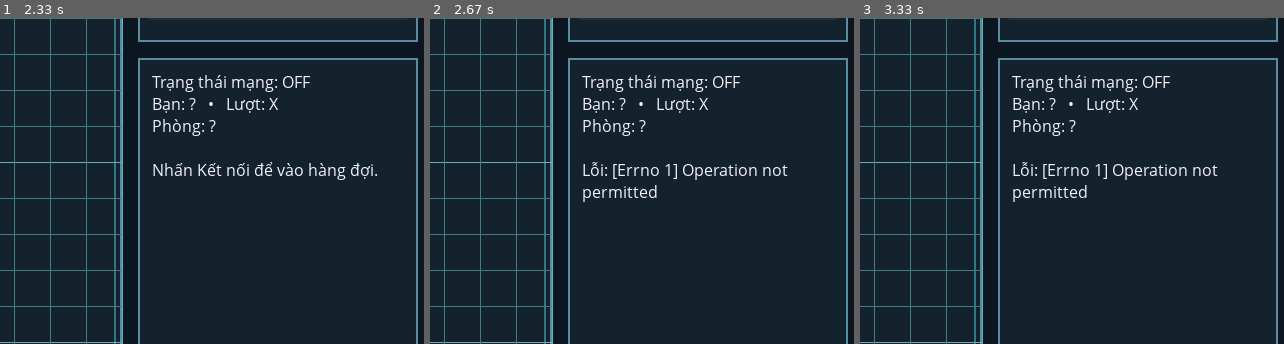
Above: before the commit, frames 1-3 (left to right).
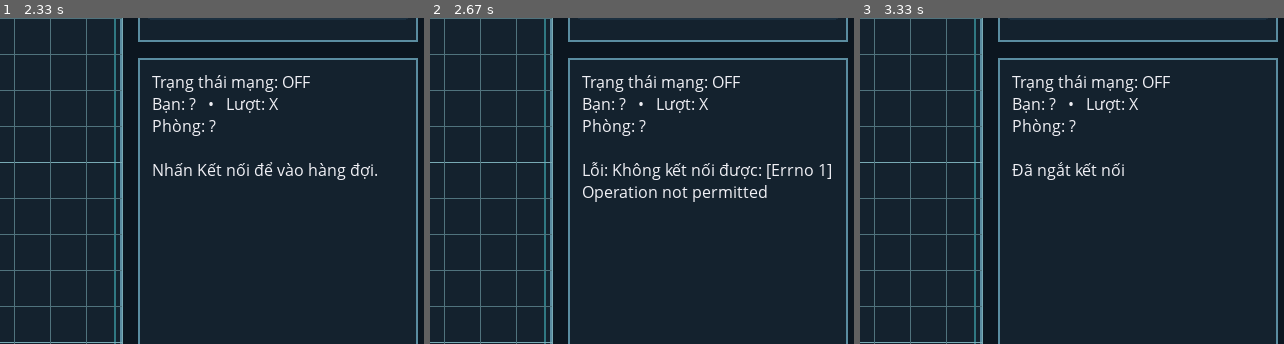
Above: after the commit, the same moments.

Repository: SilviaNguyen/CaroGame---Lap-Trinh-Mang-
Game: pygame game, started from client_pygame.py
Two runs of this game, one before a commit and one after it. Both use one fixed random seed, a clock stepped at 60 frames per second and the inputs below.
Inputs (mouse positions are % of the whole screen's width and height, from its top left):
- Up to frame 1 (2.33 s): click (46, 55) at 0.38 s; click (25, 51) at 0.72 s; click "Ván mới" at 1.05 s; click (62, 59) at 1.38 s; click (52, 15) at 1.72 s; click (45, 77) at 2.05 s
- Up to frame 2 (2.67 s): click "Kết nối" at 2.38 s
- Up to frame 3 (3.33 s): click "Hủy kết nối" at 2.72 s
The pictures show only the part of the screen within x 50-100%, y 6-56%; the shares and areas given below are measured in that part.

Frame 1 is identical in both runs. In frame 2, 1.7% of the frame differs, in the area x 36-95%, y 44-57%; in frame 3, 1.2%.

Commit message:
optimize

Diff:
--- a/client_pygame.py
+++ b/client_pygame.py
@@ -53,7 +53,9 @@
 DIV4 = pygame.Rect(DIV3.right + GAP, DIV2.top, (BOARD_W - 2*GAP)//3, BOTTOM_H)
 
 QUEUE_TICK = pygame.USEREVENT + 1
+HEARTBEAT_TICK = pygame.USEREVENT + 2
 QUEUE_INTERVAL_MS = 2000
+HEARTBEAT_INTERVAL_MS = 5000  # 5s ping server
 
 class Net:
     def __init__(self, onmsg):
@@ -61,11 +63,16 @@
     def connect(self, host, port):
         self.close()
         try:
-            s=socket.socket(socket.AF_INET, socket.SOCK_STREAM); s.connect((host,port))
-            self.sock=s; self.connected=True; threading.Thread(target=self.reader, daemon=True).start()
+            s = socket.socket(socket.AF_INET, socket.SOCK_STREAM)
+            s.connect((host, port))
+            self.sock = s
+            self.connected = True
+            threading.Thread(target=self.reader, daemon=True).start()
             return True
         except Exception as e:
-            self.err=str(e); self.connected=False; return False
+            self.err = f"Không kết nối được: {e}"
+            self.connected = False
+            return False
     def reader(self):
         try:
             while self.connected and self.sock:
@@ -93,6 +100,10 @@
             if self.sock: self.sock.close()
         except: pass
         self.sock=None; self.connected=False
+    def start_heartbeat(self):
+        if self.connected: pygame.time.set_timer(HEARTBEAT_TICK, HEARTBEAT_INTERVAL_MS)
+    def stop_heartbeat(self):
+        pygame.time.set_timer(HEARTBEAT_TICK, 0)
 
 class State:
     def __init__(self):
@@ -128,9 +139,39 @@
         elif t in ("info","error"):
             msg=m.get("message","")
             if msg: self.status=msg
+        elif t=="assign":
+            self.me = m.get("symbol","?")
+            self.status = f"Bạn là {self.me}"
+            your_turn = m.get("your_turn", False)
+            if your_turn:
+                self.status += " • Đến lượt bạn"
+            else:
+                self.status += " • Chưa đến lượt bạn"
+        elif t=="info":
+            msg=m.get("message","")
+            if msg:
+                self.status=msg
+                if "đang chờ người chơi khác" in msg.lower():
+                    self.winner=None
+                    self.draw=False
+
 
 st=State()
 net=Net(lambda m: st.apply(m))
+def join_queue():
+    if net.connected:
+        st.in_queue = True
+        st.room = "?"
+        st.status = "Đang xếp hàng ghép cặp..."
+        net.send({"type": "queue", "action": "join", "name": "player"})
+        pygame.time.set_timer(QUEUE_TICK, QUEUE_INTERVAL_MS)
+
+def leave_queue():
+    if net.connected:
+        st.in_queue = False
+        st.room = "?"
+        net.send({"type": "queue", "action": "leave"})
+        pygame.time.set_timer(QUEUE_TICK, 0)
 
 def draw_frame(rect):
     pygame.draw.rect(screen, PANEL, rect, border_radius=0)
@@ -209,16 +250,17 @@
         en = False
     draw_button(DIV2, text_connect, enabled=en)
 
-    # Nút giữa: Ván mới
-    draw_button(DIV3, "Ván mới", enabled=net.connected)
-
-    # Nút phải: Hủy kết nối
+    # Nút ván mới
+    can_reset = net.connected and (st.winner or st.draw or len(st.grid)>0)
+    draw_button(DIV3, "Ván mới", enabled=can_reset)
+
+    # Nút hủy kết nối
     draw_button(DIV4, "Hủy kết nối", enabled=net.connected)
+
 
 def draw_timer(st):
     draw_frame(DIV5)
     inner = DIV5.inflate(-12, -12)
-
     if st.winner or st.draw:
         ratio = 0.0
         text = f"Ván đã kết thúc • {st.winner} thắng!" if st.winner else "Ván hòa!"
@@ -228,30 +270,11 @@
         text   = f"Lượt: {st.turn}  •  {int(remain)}s"
     else:
         ratio = 0.0
-        text = ""
-
+        text = "Lượt: —  •  —s"
     bar_h = 16
     bar_rect = pygame.Rect(inner.x, inner.centery - bar_h//2, inner.width, bar_h)
     bg_col = (28,48,64)
-    fill_col = (60,160,100) if st.me == st.turn else (150,120,60)
-
-    if not (st.winner or st.draw):
-        pill_bar(screen, bar_rect, ratio, bg_col, fill_col)
-
-    label = small.render(text, True, (255,255,255))
-    screen.blit(label, label.get_rect(center=(bar_rect.centerx, bar_rect.top - 12)))
-
-    draw_frame(DIV5)
-    inner = DIV5.inflate(-12, -12)
-    if st.deadline:
-        remain = max(0.0, st.deadline - time.time())
-        ratio  = min(1.0, remain / max(1, st.turn_seconds))
-        text   = f"Lượt: {st.turn}  •  {int(remain)}s"
-    else:
-        ratio = 0.0; text = "Lượt: —  •  —s"
-    bar_h = 16
-    bar_rect = pygame.Rect(inner.x, inner.centery - bar_h//2, inner.width, bar_h)
-    bg_col = (28,48,64); fill_col = (60,160,100) if st.me==st.turn else (150,120,60)
+    fill_col = (60,160,100) if st.me==st.turn else (150,120,60)
     pill_bar(screen, bar_rect, ratio, bg_col, fill_col)
     label = small.render(text, True, (255,255,255))
     screen.blit(label, label.get_rect(center=(bar_rect.centerx, bar_rect.top - 12)))
@@ -301,10 +324,12 @@
     grid_rect.height = CELL * SIZE
     grid_rect.x = inner.x + (inner.width  - grid_rect.width) // 2
     grid_rect.y = inner.y + (inner.height - grid_rect.height) // 2
-    if not grid_rect.collidepoint(pos): return None
+    if not grid_rect.collidepoint(pos):
+        return None
     gx = (pos[0] - grid_rect.x) // CELL
     gy = (pos[1] - grid_rect.y) // CELL
-    if 0 <= gx < SIZE and 0 <= gy < SIZE: return int(gx), int(gy)
+    if 0 <= gx < SIZE and 0 <= gy < SIZE:
+        return int(gx), int(gy)
     return None
 
 def main():
@@ -320,17 +345,23 @@
                     if not net.connected:
                         if net.connect(HOST, PORT):
                             st.status="Đã kết nối • Đang xếp hàng ghép cặp..."
-                            st.in_queue=True
-                            net.send({"type":"queue","action":"join"})
-                            pygame.time.set_timer(QUEUE_TICK, QUEUE_INTERVAL_MS)
+                            join_queue()
+
                         else:
-                            st.status=f"Lỗi: {net.err}"
+                            print(f"[DEBUG] Kết nối thất bại: {net.err}")
+                            st.status = "Oops! Không kết nối được với máy chủ. Vui lòng thử lại sau."
+
                 elif e.key == pygame.K_n and net.connected:
                     net.send({"type":"reset"})
             elif e.type == QUEUE_TICK:
                 if st.in_queue and net.connected and st.room in ("?","",None):
-                    net.send({"type":"queue","action":"join"})
+                    net.send({"type":"queue","action":"join","name":"player"})
+            elif e.type == HEARTBEAT_TICK:
+                if net.connected:
+                    try: net.send({"type":"ping"})
+                    except: st.status="Mất kết nối với máy chủ rồi :(("; net.connected=False; st.in_queue=False; st.room="?"; net.stop_heartbeat()
             elif e.type == pygame.MOUSEBUTTONDOWN and e.button == 1:
+                # giữ nguyên logic click
                 cell = board_cell_from_pos(e.pos)
                 if cell and net.connected and not st.winner and not st.draw:
                     if st.me != st.turn:
@@ -345,17 +376,20 @@
                     if not net.connected:
                         if net.connect(HOST, PORT):
                             st.status="Đã kết nối • Đang xếp hàng ghép cặp..."
-                            st.in_queue=True
-                            net.send({"type":"queue","action":"join"})
-                            pygame.time.set_timer(QUEUE_TICK, QUEUE_INTERVAL_MS)
+                            join_queue()
+                            net.start_heartbeat()
                         else:
                             st.status=f"Lỗi: {net.err}"
                 elif DIV3.collidepoint(e.pos):
-                    if net.connected: net.send({"type":"reset"})
+                    if net.connected:
+                        leave_queue()
+                        net.send({"type":"reset"})
+                        join_queue()
                 elif DIV4.collidepoint(e.pos):
-                    if net.connected:
-                        net.close(); st.status="Đã ngắt kết nối"; st.room="?"; st.in_queue=False
-                        pygame.time.set_timer(QUEUE_TICK, 0)
+                        leave_queue()
+                        net.close()
+                        st.status="Đã ngắt kết nối"
+                        net.stop_heartbeat()
 
         screen.fill(BG)
         draw_board(st)
@@ -368,5 +402,4 @@
     net.close(); pygame.quit(); sys.exit()
 
 if __name__ == "__main__":
-    st = State(); net = Net(lambda m: st.apply(m))
     main()
